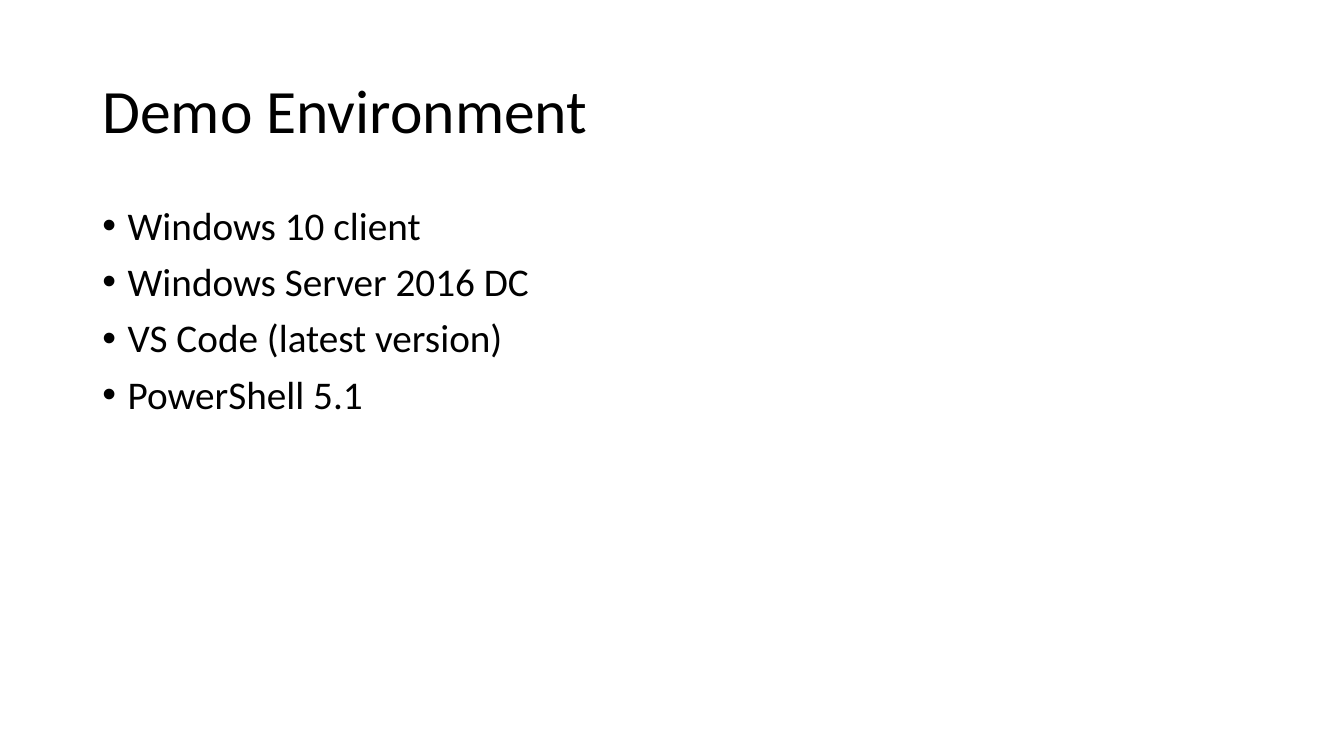
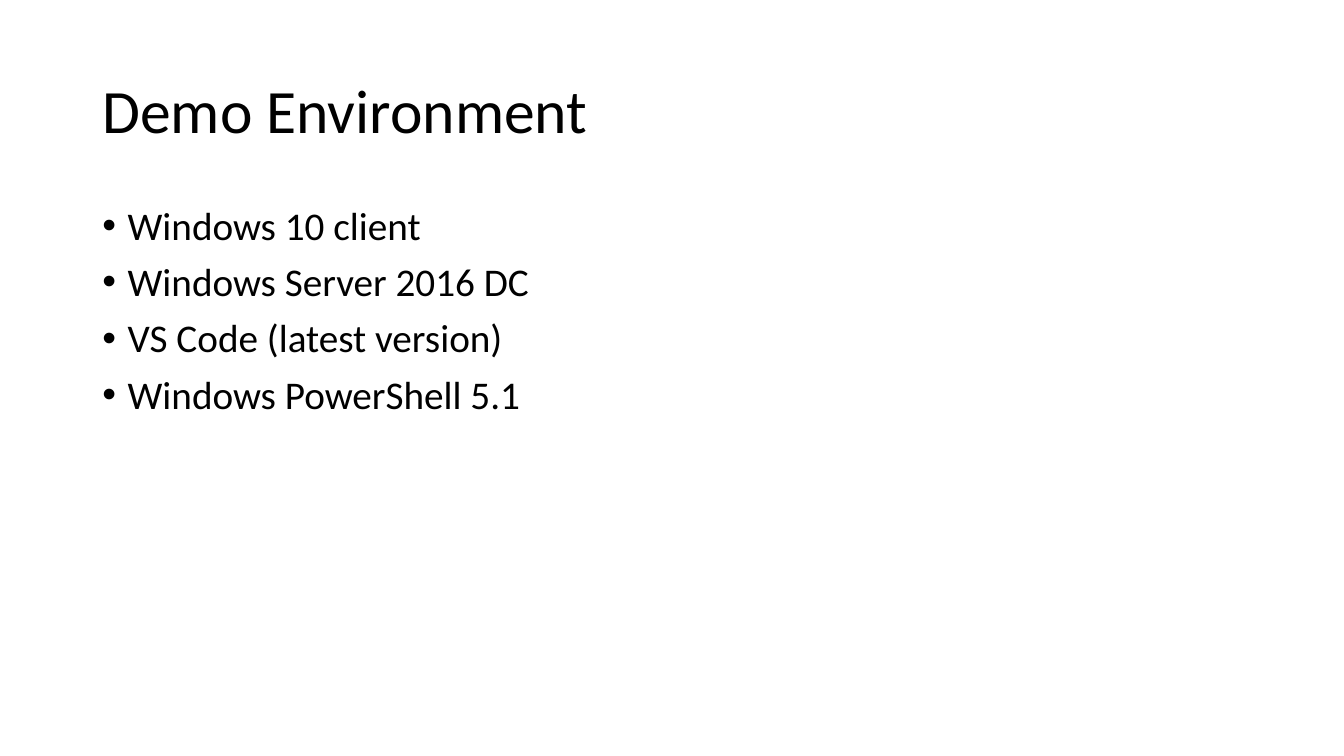
Before and after one commit to ThePoShWolf/Sessions, a slide deck: slide 7 of 2020-01-30 - MTX Portland - AD User Lifecycle/MTX Portland - Automating AD User Lifecycle.pptx. Drawn at 1344x756 pixels with LibreOffice and Linux fonts; fonts in the diff are those of the drawing; background and template pictures are left out. Boxes give left, top, right and bottom in pixels: in the first picture for what was removed or moved away, otherwise in the second. Text is boxed around its words. In the diff, an @@ line names an element or a change of style, - is before the commit and + after.

Commit message:
properly referenced 'windows' ps in the pptx

```diff
--- a/2020-01-30 - MTX Portland - AD User Lifecycle/MTX Portland - Automating AD User Lifecycle.pptx
+++ b/2020-01-30 - MTX Portland - AD User Lifecycle/MTX Portland - Automating AD User Lifecycle.pptx
@@ text at bbox=[128, 381, 520, 410]: text changed @@
-• PowerShell 5.1
+• Windows PowerShell 5.1
```
